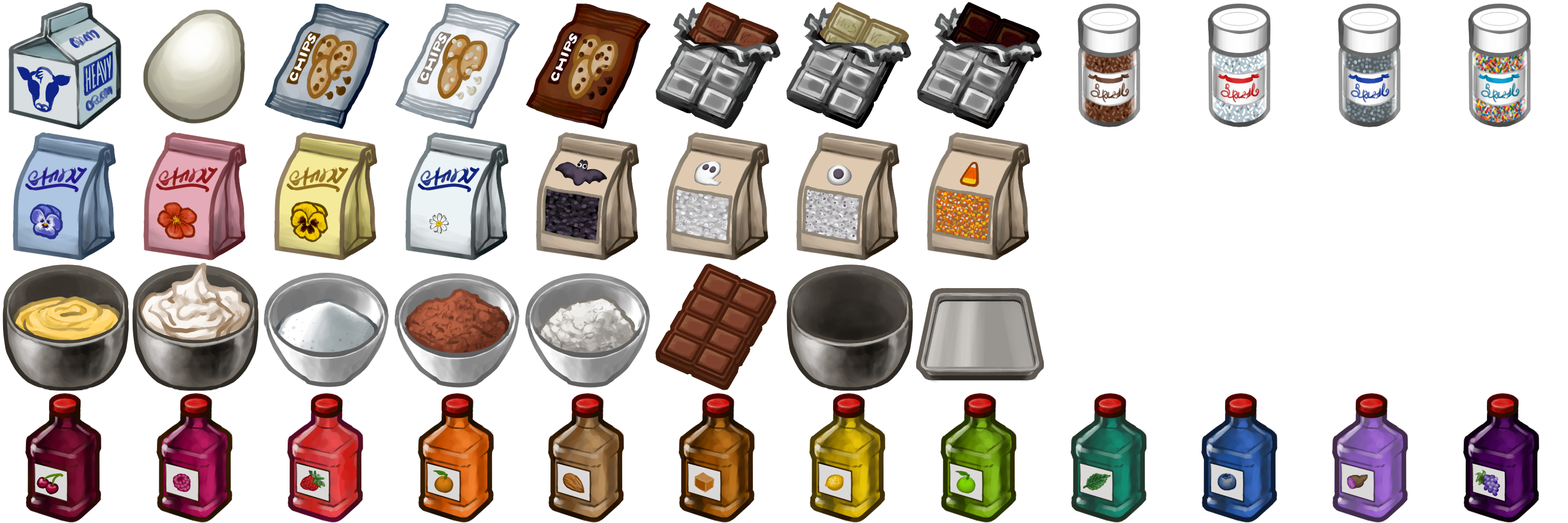
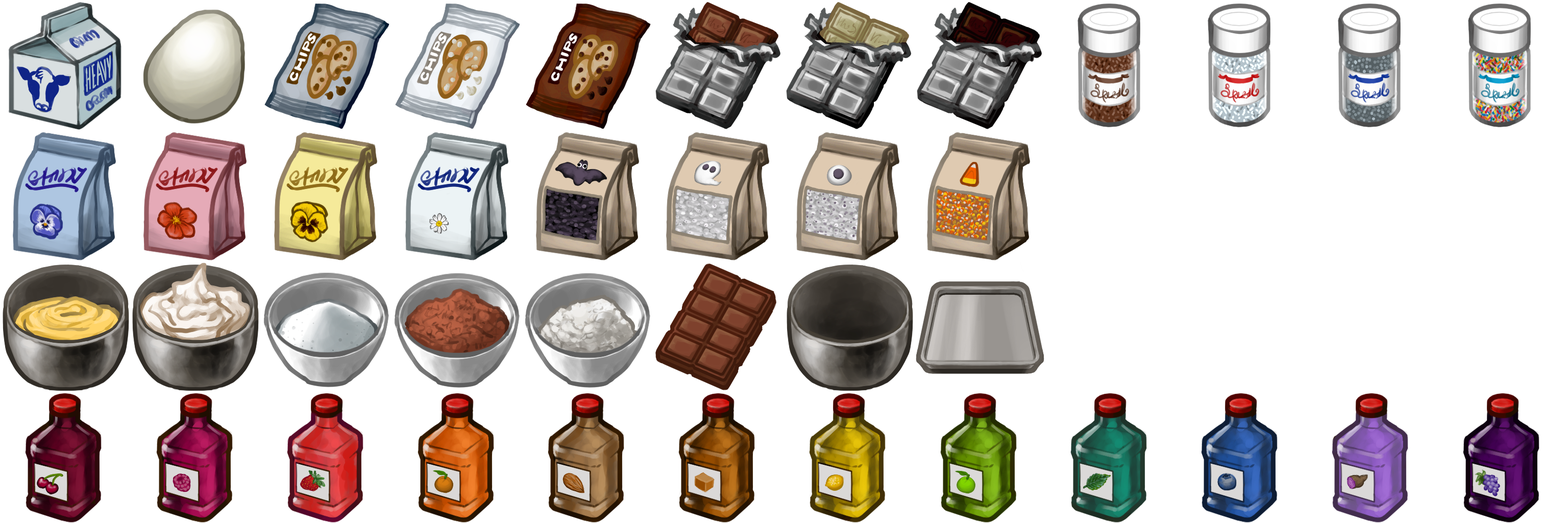
Layered file, before and after one edit (1568x523). Changes by layer:
painted on "FLOWER" over left=915, top=280, right=1045, bottom=383
painted on "Paint Layer 17" over left=915, top=280, right=1045, bottom=383
painted on "Ink" (13th of 28, in "SECOND ROW" › "Ghost") over left=915, top=281, right=942, bottom=383
painted on "Ink" (14th of 28, in "SECOND ROW" › "Eyeballs") over left=915, top=280, right=1045, bottom=383
painted on "BASE FILL" (17th of 32, in "SECOND ROW" › "Eyeballs") over left=915, top=280, right=1007, bottom=383
painted on "Ink" (15th of 28, in "SECOND ROW" › "Candy Corn") over left=915, top=280, right=1045, bottom=383
painted on "BASE FILL" (18th of 32, in "SECOND ROW" › "Candy Corn") over left=915, top=280, right=1045, bottom=383
added layer "Projection" (1st of 4, in "THIRD ROW" › "Copy of Pastry Cream") in group "Copy of Pastry Cream" over left=915, top=280, right=1045, bottom=383
painted on "Projection" (2nd of 4, in "THIRD ROW" › "Copy of Pastry Cream") over left=915, top=280, right=1045, bottom=383
painted on "Paint Layer 21" over left=915, top=280, right=948, bottom=383
painted on "Ink" (24th of 28, in "FLAVORINGS" › "Lim eFlavoring") over left=915, top=358, right=1045, bottom=383
painted on "CUSTOM FILL" (22nd of 26, in "FLAVORINGS" › "Lim eFlavoring") over left=915, top=359, right=1045, bottom=383
painted on "BASE FILL" (28th of 32, in "FLAVORINGS" › "Lim eFlavoring") over left=915, top=359, right=1014, bottom=383
painted on "Ink" (25th of 28, in "FLAVORINGS" › "Mint Flavoring") over left=1013, top=358, right=1045, bottom=383
painted on "CUSTOM FILL" (23rd of 26, in "FLAVORINGS" › "Mint Flavoring") over left=1013, top=359, right=1045, bottom=383
